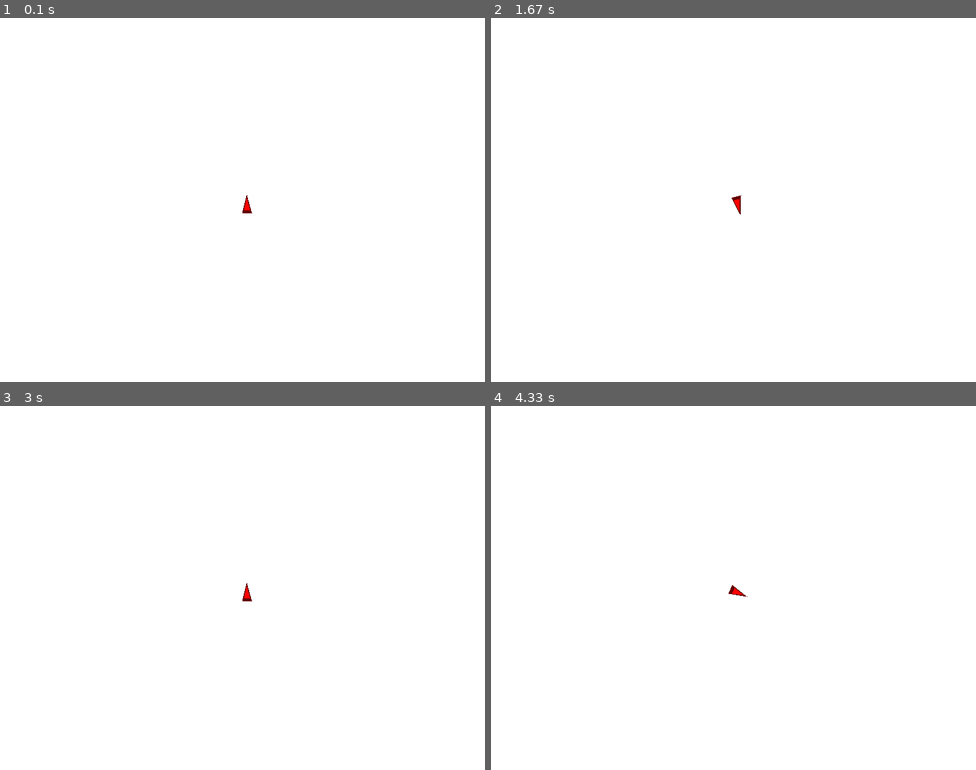
Above: before the commit, frames 1-4 (two rows, left to right).
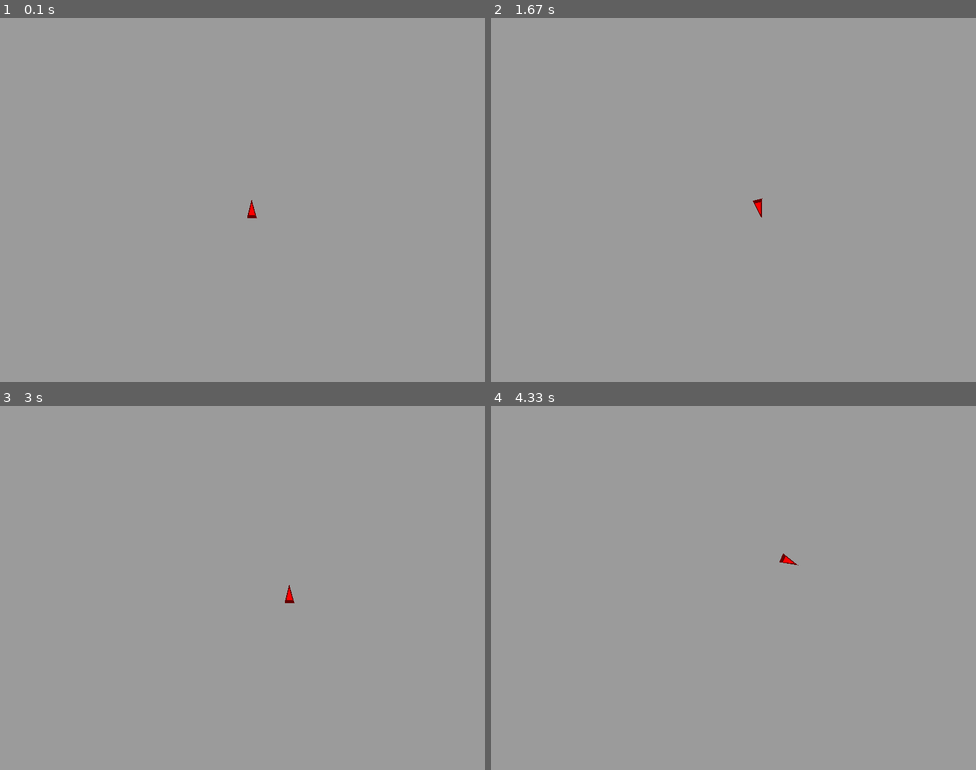
Above: after the commit, the same moments.

Repository: Poseidondon/pygame_project
Game: pygame game, started from main.py
The game is run twice, just before and just after one commit, with the same random seed, the same clock (stepped at 60 frames per second) and the same inputs.
Inputs:
- Up to frame 1 (0.1 s): no input
- Up to frame 2 (1.67 s): hold Right 0.33-0.8 s; hold Up 0.83-1.13 s; hold Right 1.17-1.63 s
- Up to frame 3 (3 s): hold Left 1.67-2.2 s; hold Down 2.23-2.53 s; hold Left 2.57-2.97 s
- Up to frame 4 (4.33 s): hold Up 3-3.37 s; hold Right 3.4-4.03 s; hold Down from 4.07 s (still down)

The runs differ from the first frame. In frame 1, 100% of the frame differs, in the area x 0-100%, y 0-100%; in frame 2, 100%; in frame 3, 100%; in frame 4, 100%.

Commit message:
Player control

Diff:
--- a/main.py
+++ b/main.py
@@ -1,20 +1,6 @@
-import os
 import pygame
 import random
 import math
-
-
-def load_image(name, colorkey=None):
-    fullname = os.path.join('data', name)
-    image = pygame.image.load(fullname).convert()
-
-    if colorkey is not None:
-        if colorkey == -1:
-            colorkey = image.get_at((0, 0))
-        image.set_colorkey(colorkey)
-    else:
-        image = pygame.image.load(fullname).convert_alpha()
-    return image
 
 
 class Player(pygame.sprite.Sprite):
@@ -23,18 +9,21 @@
         self.radius = radius
         self.clock = pygame.time.Clock()
         self.image = pygame.Surface((2 * radius, 2 * radius), pygame.SRCALPHA, 32)
-        self.rect = pygame.Rect(x - radius // 2, y - radius // 2, radius * 2, radius * 2)
+        self.rect = pygame.Rect(x - radius, y - radius, radius * 2, radius * 2)
         self.setDir(0)
 
+        self.float_pos = self.float_x, self.float_y = x, y
         self.vx = self.vy = 0
         self.speed = 0
         self.accelerate = 0
         self.rot_speed = 0
         self.dir = 0
 
+        self.forward_accelerate = 150
+        self.backward_accelerate = -50
         self.max_rot_speed = 180
-        self.max_accelerate = 50
-        self.max_speed = 500
+        self.max_speed = 250
+        self.friction = 8
 
     def setDir(self, angle):
         self.image.fill(pygame.SRCALPHA)
@@ -59,7 +48,10 @@
         if not dir:
             dir = self.dir
 
-        pass
+        dir = (dir + 90) % 360
+        self.vx -= math.cos(math.radians(dir)) * force
+        self.vy += math.sin(math.radians(dir)) * force
+        self.speed = math.hypot(self.vx, self.vy)
 
     def update(self):
         time = self.clock.tick() / 1000
@@ -68,7 +60,29 @@
             self.setDir(self.dir)
         if self.accelerate:
             self.addVector(self.accelerate * time, self.dir)
-        self.rect = self.rect.move(self.vx, self.vy)
+        else:
+            if self.speed < 3:
+                self.speed = self.vx = self.vy = 0
+
+        if self.friction:
+            friction = self.friction * time
+            if friction < self.speed:
+                k = (self.speed - friction) / self.speed
+                self.speed -= friction
+                self.vx *= k
+                self.vy *= k
+            else:
+                self.speed = self.vx = self.vy = 0
+        if self.max_speed and self.speed > self.max_speed:
+            k = self.max_speed / self.speed
+            self.speed = self.max_speed
+            self.vx *= k
+            self.vy *= k
+
+        self.float_x += self.vx * time
+        self.float_y -= self.vy * time
+        self.rect.x = self.float_x
+        self.rect.y = self.float_y
 
 
 pygame.init()
@@ -81,16 +95,16 @@
 running = True
 
 while running:
-    screen.fill((255, 255, 255))
+    screen.fill((155, 155, 155))
     for event in pygame.event.get():
         if event.type == pygame.QUIT:
             running = False
 
         if event.type == pygame.KEYDOWN:
             if event.key == 273:
-                player.accelerate = player.max_accelerate
+                player.accelerate = player.forward_accelerate
             if event.key == 274:
-                player.accelerate = -player.max_accelerate
+                player.accelerate = player.backward_accelerate
             if event.key == 275:
                 player.rot_speed = player.max_rot_speed
             if event.key == 276:
